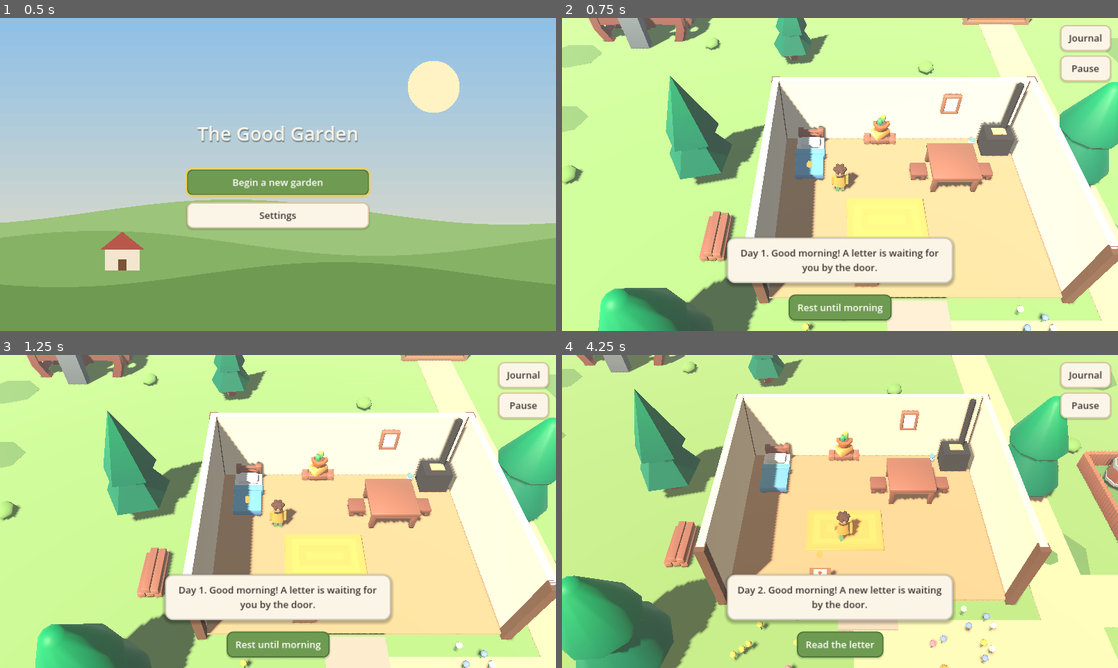
Above: before the commit, frames 1-4 (two rows, left to right).
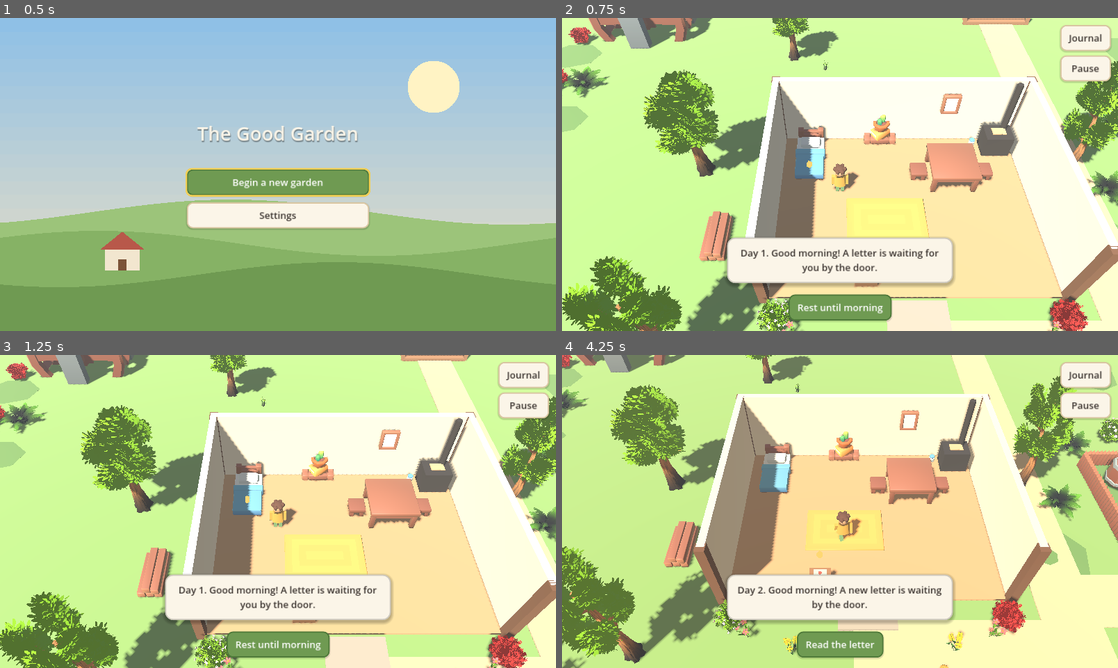
Above: after the commit, the same moments.

Repository: Dsoto1/goodgarden
Game: Godot game, scene res://scenes/main.tscn
Two runs of this game, one before a commit and one after it. Both use one fixed random seed, a clock stepped at 60 frames per second and the inputs below.
Inputs (mouse positions are in pixels of both pictures, inside the frame that each line leads up to):
- Up to frame 1 (0.5 s): no input
- Up to frame 2 (0.75 s): click "Begin a new garden" at 0.5 s
- Up to frame 3 (1.25 s): no input
- Up to frame 4 (4.25 s): tap Enter at 1.25 s; move the mouse to (962, 495) at 1.27 s; hold D (move_right) 1.28-2 s; hold G (grab) 1.28-2 s; click (962, 495) at 1.42 s; tap Space at 1.52, 1.82 s; drag from (728, 527) to (812, 574) at 2.02 s; move the mouse to (895, 442) at 2.77 s; hold D (move_right) 2.78-3.5 s; hold J (journal) 2.78-3.5 s; click (895, 442) at 2.92 s; drag from (812, 574) to (673, 464) at 3.52 s

Frame 1 is identical in both runs. In frame 2, 14% of the frame differs, in the area x 0-100%, y 0-100%; in frame 3, 14%; in frame 4, 16%.

Commit message:
Add Quaternius Stylized Nature MegaKit greenery
- Import a 31-model subset of the free Standard edition (CC0) from
  quaternius.itch.io; textures over 1024 px downscaled for tablets.
- Existing tree/rock prop ids now resolve to Quaternius models (a
  data-only swap in assets/props.json); new ids for bushes, ferns, grass,
  flowers, mushrooms, twisted landmark trees and stepping stones.
- Props supports a per-prop palette tint (shared tinted materials).
- Valley undergrowth, landmark trees, flower beds, chapel stepping stones.
- Unused KayKit trees/rocks removed; manifest, THIRD_PARTY_ASSETS.md,
  README and architecture notes updated. 262 checks pass.

Co-Authored-By: Claude Opus 5.5 <noreply@anthropic.com>
Claude-Session: https://claude.ai/code/session_01Tr6eT4xzsQiKhiiDsGZ6ho

Diff:
--- a/assets/props.json
+++ b/assets/props.json
@@ -3,18 +3,68 @@
 	"packs": {
 		"hex": "res://assets/third_party/kaykit/medieval_hexagon/",
 		"furniture": "res://assets/third_party/kaykit/furniture_bits/",
-		"restaurant": "res://assets/third_party/kaykit/restaurant_bits/"
+		"restaurant": "res://assets/third_party/kaykit/restaurant_bits/",
+		"nature": "res://assets/third_party/quaternius/stylized_nature_standard/"
 	},
 	"props": {
-		"tree_a": {"pack": "hex", "model": "tree_single_A", "scale": 3.2, "collide": true, "footprint": 0.35},
-		"tree_b": {"pack": "hex", "model": "tree_single_B", "scale": 3.2, "collide": true, "footprint": 0.35},
-		"grove_a_small": {"pack": "hex", "model": "trees_A_small", "scale": 2.6, "collide": true, "footprint": 0.6},
-		"grove_a_medium": {"pack": "hex", "model": "trees_A_medium", "scale": 2.6, "collide": true, "footprint": 0.6},
-		"grove_a_large": {"pack": "hex", "model": "trees_A_large", "scale": 2.6, "collide": true, "footprint": 0.6},
-		"grove_b_small": {"pack": "hex", "model": "trees_B_small", "scale": 2.6, "collide": true, "footprint": 0.6},
-		"grove_b_medium": {"pack": "hex", "model": "trees_B_medium", "scale": 2.6, "collide": true, "footprint": 0.6},
-		"rock_flat": {"pack": "hex", "model": "rock_single_A", "scale": 3.0},
-		"rock": {"pack": "hex", "model": "rock_single_C", "scale": 3.0, "collide": true, "footprint": 0.8},
+		"tree_a": {
+			"pack": "nature",
+			"model": "CommonTree_1",
+			"scale": 0.5,
+			"collide": true,
+			"footprint": 0.15,
+			"tint": [1.45, 1.55, 1.15]
+		},
+		"tree_b": {
+			"pack": "nature",
+			"model": "CommonTree_3",
+			"scale": 0.45,
+			"collide": true,
+			"footprint": 0.15,
+			"tint": [1.45, 1.55, 1.15]
+		},
+		"grove_a_small": {
+			"pack": "nature",
+			"model": "CommonTree_2",
+			"scale": 0.5,
+			"collide": true,
+			"footprint": 0.15,
+			"tint": [1.45, 1.55, 1.15]
+		},
+		"grove_a_medium": {
+			"pack": "nature",
+			"model": "CommonTree_5",
+			"scale": 0.55,
+			"collide": true,
+			"footprint": 0.15,
+			"tint": [1.45, 1.55, 1.15]
+		},
+		"grove_a_large": {
+			"pack": "nature",
+			"model": "CommonTree_4",
+			"scale": 0.5,
+			"collide": true,
+			"footprint": 0.15,
+			"tint": [1.45, 1.55, 1.15]
+		},
+		"grove_b_small": {
+			"pack": "nature",
+			"model": "Pine_3",
+			"scale": 0.55,
+			"collide": true,
+			"footprint": 0.15,
+			"tint": [1.45, 1.55, 1.15]
+		},
+		"grove_b_medium": {
+			"pack": "nature",
+			"model": "Pine_1",
+			"scale": 0.6,
+			"collide": true,
+			"footprint": 0.15,
+			"tint": [1.45, 1.55, 1.15]
+		},
+		"rock_flat": {"pack": "nature", "model": "Pebble_Round_1", "scale": 1.5},
+		"rock": {"pack": "nature", "model": "Rock_Medium_1", "scale": 0.45, "collide": true, "footprint": 0.7},
 		"cloud_big": {"pack": "hex", "model": "cloud_big", "scale": 4.0, "shadow": false},
 		"cloud_small": {"pack": "hex", "model": "cloud_small", "scale": 4.0, "shadow": false},
 		"waterlily": {"pack": "hex", "model": "waterlily_A", "scale": 4.0},
@@ -47,7 +97,13 @@
 		"table_low": {"pack": "furniture", "model": "table_low", "scale": 0.65, "collide": true},
 		"stool": {"pack": "furniture", "model": "chair_stool_wood", "scale": 0.7},
 		"chair": {"pack": "furniture", "model": "chair_A_wood", "scale": 0.75},
-		"bookshelf": {"pack": "furniture", "model": "shelf_B_small_decorated", "scale": 1.1, "offset": [0.0, 0.1, -0.28], "collide": true},
+		"bookshelf": {
+			"pack": "furniture",
+			"model": "shelf_B_small_decorated",
+			"scale": 1.1,
+			"offset": [0.0, 0.1, -0.28],
+			"collide": true
+		},
 		"wall_shelf_long": {"pack": "furniture", "model": "shelf_B_large", "scale": 1.0, "offset": [0.0, 0.1, -0.25]},
 		"wall_shelf": {"pack": "furniture", "model": "shelf_A_small", "scale": 0.9, "offset": [0.0, 0.3, -0.25]},
 		"books": {"pack": "furniture", "model": "book_set", "scale": 0.5, "offset": [0.0, 0.25, 0.0]},
@@ -63,6 +119,49 @@
 		"crate_carrots": {"pack": "restaurant", "model": "crate_carrots", "scale": 0.35, "collide": true},
 		"crate_lettuce": {"pack": "restaurant", "model": "crate_lettuce", "scale": 0.35, "collide": true},
 		"cutting_board": {"pack": "restaurant", "model": "cuttingboard", "scale": 0.3},
-		"stew_pot": {"pack": "restaurant", "model": "pot_A_stew", "scale": 0.4}
+		"stew_pot": {"pack": "restaurant", "model": "pot_A_stew", "scale": 0.4},
+		"pine_wide": {
+			"pack": "nature",
+			"model": "Pine_2",
+			"scale": 0.55,
+			"collide": true,
+			"footprint": 0.15,
+			"tint": [1.45, 1.55, 1.15]
+		},
+		"twisted_tree": {
+			"pack": "nature",
+			"model": "TwistedTree_1",
+			"scale": 0.3,
+			"collide": true,
+			"footprint": 0.08,
+			"tint": [1.45, 1.55, 1.15]
+		},
+		"twisted_tree_b": {
+			"pack": "nature",
+			"model": "TwistedTree_2",
+			"scale": 0.28,
+			"collide": true,
+			"footprint": 0.08,
+			"tint": [1.45, 1.55, 1.15]
+		},
+		"rock_b": {"pack": "nature", "model": "Rock_Medium_2", "scale": 0.45, "collide": true, "footprint": 0.7},
+		"rock_c": {"pack": "nature", "model": "Rock_Medium_3", "scale": 0.4, "collide": true, "footprint": 0.7},
+		"pebble": {"pack": "nature", "model": "Pebble_Round_2", "scale": 1.2},
+		"bush": {"pack": "nature", "model": "Bush_Common", "scale": 0.5, "tint": [1.45, 1.55, 1.15]},
+		"bush_flowers": {"pack": "nature", "model": "Bush_Common_Flowers", "scale": 0.5, "tint": [1.45, 1.55, 1.15]},
+		"fern": {"pack": "nature", "model": "Fern_1", "scale": 0.6, "tint": [1.45, 1.55, 1.15]},
+		"plant": {"pack": "nature", "model": "Plant_1", "scale": 0.5, "tint": [1.45, 1.55, 1.15]},
+		"ground_cover": {"pack": "nature", "model": "Plant_7", "scale": 0.8, "tint": [1.45, 1.55, 1.15]},
+		"flowers_a": {"pack": "nature", "model": "Flower_3_Group", "scale": 0.28},
+		"flowers_b": {"pack": "nature", "model": "Flower_4_Group", "scale": 0.25},
+		"flower_a": {"pack": "nature", "model": "Flower_3_Single", "scale": 0.28},
+		"flower_b": {"pack": "nature", "model": "Flower_4_Single", "scale": 0.25},
+		"clover": {"pack": "nature", "model": "Clover_1", "scale": 0.35, "tint": [1.45, 1.55, 1.15]},
+		"grass_tuft": {"pack": "nature", "model": "Grass_Common_Short", "scale": 0.35, "tint": [1.45, 1.55, 1.15]},
+		"grass_wispy": {"pack": "nature", "model": "Grass_Wispy_Short", "scale": 0.4, "tint": [1.45, 1.55, 1.15]},
+		"mushroom": {"pack": "nature", "model": "Mushroom_Common", "scale": 0.5},
+		"stepping_stone": {"pack": "nature", "model": "RockPath_Round_Small_1", "scale": 0.7},
+		"stepping_stone_b": {"pack": "nature", "model": "RockPath_Round_Small_2", "scale": 0.7},
+		"stone_pad": {"pack": "nature", "model": "RockPath_Round_Wide", "scale": 0.8}
 	}
 }
--- a/scripts/world/props.gd
+++ b/scripts/world/props.gd
@@ -8,6 +8,7 @@
 
 static var _catalog: Dictionary
 static var _scenes := {}
+static var _tinted := {} # "<prop id>:<material id>" -> shared tinted copy
 
 
 static func catalog() -> Dictionary:
@@ -46,6 +47,8 @@
 	model.scale = Vector3.ONE * s
 	model.position = _vec3(p.get("offset", [0, 0, 0])) * s
 	root.add_child(model)
+	if p.has("tint"):
+		_apply_tint(model, id, _vec3(p["tint"]))
 	if p.get("shadow", true) == false:
 		for mi in model.find_children("*", "GeometryInstance3D", true, false):
 			(mi as GeometryInstance3D).cast_shadow = GeometryInstance3D.SHADOW_CASTING_SETTING_OFF
@@ -55,6 +58,24 @@
 		var size := Vector3(box.size.x * f, box.size.y, box.size.z * f)
 		MeshKit.solid(root, size, box.get_center())
 	return root
+
+
+## Multiplies albedo of every material so imported art sits in the shared
+## palette. Tinted copies are cached per prop so instances still share materials.
+static func _apply_tint(model: Node, id: String, tint: Vector3) -> void:
+	for node in model.find_children("*", "MeshInstance3D", true, false):
+		var mi := node as MeshInstance3D
+		for i in mi.mesh.get_surface_count():
+			var source := mi.get_active_material(i) as BaseMaterial3D
+			if source == null:
+				continue
+			var key := "%s:%d" % [id, source.get_instance_id()]
+			if not _tinted.has(key):
+				var copy := source.duplicate() as BaseMaterial3D
+				var c := copy.albedo_color
+				copy.albedo_color = Color(c.r * tint.x, c.g * tint.y, c.b * tint.z, c.a)
+				_tinted[key] = copy
+			mi.set_surface_override_material(i, _tinted[key])
 
 
 ## Places a row of fence panels from a to b using the prop's "length".
--- a/scripts/world/regions/chapel_region.gd
+++ b/scripts/world/regions/chapel_region.gd
@@ -60,8 +60,11 @@
 	add_child(light)
 
 	# Outside.
-	MeshKit.flowers(self, Vector3(-2.5, 0, 6.5), 0.8, 8, 50)
-	MeshKit.flowers(self, Vector3(2.5, 0, 6.5), 0.8, 8, 51)
+	for f: Array in [[-2.6, 6.2, "flowers_a"], [-2.0, 7.0, "flowers_b"], [2.4, 6.3, "flowers_b"], [3.0, 7.0, "flowers_a"], [-3.6, 5.6, "bush_flowers"], [3.6, 5.4, "bush"]]:
+		Props.place(self, f[2], Vector3(f[0], 0, f[1]), f[0])
+	# Stepping stones from the village path up to the door.
+	for i in 3:
+		Props.place(self, "stepping_stone" if i % 2 == 0 else "stepping_stone_b", Vector3(0.1 * (i % 2), 0, 7.2 + i * 1.0), i * 0.7)
 	Props.place(self, "tree_a", Vector3(-6, 0, 3), 0.7)
 	Props.place(self, "tree_b", Vector3(-6.5, 0, -4), 0.2)
 	MeshKit.box(self, Vector3(1.6, 0.45, 0.5), Vector3(4.5, 0.22, 5.5), "wood", true)
--- a/scripts/world/regions/garden_region.gd
+++ b/scripts/world/regions/garden_region.gd
@@ -28,9 +28,8 @@
 	for bed_name: String in BED_ROWS:
 		_bed_frame(BED_ROWS[bed_name])
 	_cabbages(BED_ROWS["cabbages"])
-	MeshKit.flowers(self, Vector3(BED_X, 0.3, BED_ROWS["flowers"]), 0.5, 4, 5)
-	for i in 6:
-		MeshKit.flowers(self, Vector3(BED_X - 3.0 + i * 1.2, 0.3, BED_ROWS["flowers"]), 0.35, 4, 10 + i)
+	for i in 7:
+		Props.place(self, "flowers_a" if i % 2 == 0 else "flowers_b", Vector3(BED_X - 3.0 + i * 1.0, 0.28, BED_ROWS["flowers"]), i * 1.3, 0.8)
 	for i in 3:
 		var b := Wanderer.new().setup(AnimalModel.make("butterfly"), 40 + i)
 		b.gait = "flutter"
@@ -66,6 +65,8 @@
 	Props.place(self, "sack", Vector3(-4.9, 0, 4.6), 0.5)
 	Props.place(self, "tree_b", Vector3(-8.5, 0, -4.5), 0.3)
 	Props.place(self, "tree_a", Vector3(8.0, 0, 6.5), 1.1)
+	Props.place(self, "mushroom", Vector3(7.4, 0, 7.3), 0.4)
+	Props.place(self, "fern", Vector3(-7.4, 0, -3.6), 0.2)
 
 	add_anchor("garden_gate", Vector3(-7.6, 0, 0), -PI / 2.0)
 	add_anchor("garden_miriam", Vector3(-4.3, 0, 3.6), -PI / 2.0)
--- a/scripts/world/regions/home_region.gd
+++ b/scripts/world/regions/home_region.gd
@@ -74,8 +74,8 @@
 	Props.place(self, "rug_stripes", Vector3(-0.6, 0.1, 0.6))
 
 	# Yard.
-	MeshKit.flowers(self, Vector3(-2.5, 0, 4.3), 1.0, 10, 1)
-	MeshKit.flowers(self, Vector3(2.5, 0, 4.3), 1.0, 10, 2)
+	for f: Array in [[-3.2, 4.0, "flowers_a"], [-2.0, 4.4, "flowers_b"], [-3.6, 3.6, "bush_flowers"], [2.2, 4.3, "flowers_b"], [3.3, 4.0, "flowers_a"], [3.7, 3.6, "bush"]]:
+		Props.place(self, f[2], Vector3(f[0], 0, f[1]), f[0])
 	Props.place(self, "tree_a", Vector3(-6.5, 0, -1.5), 0.2, 1.1)
 	Props.place(self, "tree_b", Vector3(-6, 0, 4.5), 1.0)
 	Props.place(self, "lumber", Vector3(-5.6, 0, 1.2), PI / 2.0, 0.7)
--- a/scripts/world/regions/valley_region.gd
+++ b/scripts/world/regions/valley_region.gd
@@ -60,11 +60,13 @@
 		if absf(p.z + 14) < 3.5:
 			continue
 		MeshKit.sphere(self, rng.randf_range(0.8, 2.2), p, "grass_dark", Vector3(1.0, 0.03, rng.randf_range(0.6, 1.2)), 7, 2)
-	for i in 40:
+	# Undergrowth: bushes, ferns, grass and wildflowers, kept off paths and buildings.
+	var cover := ["bush", "bush_flowers", "fern", "grass_tuft", "grass_wispy", "grass_wispy", "flowers_a", "flowers_b", "clover", "plant"]
+	for i in 90:
 		var p := Vector3(rng.randf_range(-28, 32), 0, rng.randf_range(-44, 12))
-		if _near_built(p):
+		if _near_built(p) or _on_path(p):
 			continue
-		MeshKit.sphere(self, 0.35, p + Vector3(0, 0.15, 0), "leaf_light", Vector3(1.0, 0.7, 1.0), 6, 3)
+		Props.place(self, cover[rng.randi() % cover.size()], p, rng.randf() * TAU, rng.randf_range(0.8, 1.2))
 
 
 func _trees() -> void:
@@ -79,13 +81,22 @@
 	rng.seed = 12
 	for s: Array in spots:
 		Props.place(self, s[3], Vector3(s[0], 0, s[1]), rng.randf() * TAU, s[2])
+	# A few old twisted trees as landmarks the child can steer by.
+	Props.place(self, "twisted_tree", Vector3(-17, 0, -21), 0.6)
+	Props.place(self, "twisted_tree_b", Vector3(-10, 0, 8), 2.4)
+	Props.place(self, "twisted_tree", Vector3(20, 0, -40), 4.0, 0.9)
+	for m: Array in [[-16, -19], [-15.2, -20.4], [-9, 9.5], [-11, 6.8]]:
+		Props.place(self, "mushroom", Vector3(m[0], 0, m[1]), rng.randf() * TAU)
 	# Working buildings and fields that make the valley feel lived in.
 	Props.place(self, "windmill", Vector3(28, 0, -29), -0.4)
 	Props.place(self, "watermill", Vector3(-11, 0, -10.2), PI)
 	Props.place(self, "grain_field", Vector3(25, 0, 6), 0.3)
 	Props.place(self, "grain_field", Vector3(29, 0, 0), -0.2)
+	var rocks := ["rock", "rock_b", "rock_c"]
 	for r: Array in [[-7, 9], [14, -9], [-19, -24], [20, -12], [-26, 6], [2, -42]]:
-		Props.place(self, "rock", Vector3(r[0], 0, r[1]), rng.randf() * TAU, rng.randf_range(0.8, 1.4))
+		Props.place(self, rocks[rng.randi() % 3], Vector3(r[0], 0, r[1]), rng.randf() * TAU, rng.randf_range(0.7, 1.2))
+	for i in 12:
+		Props.place(self, "pebble", Vector3(rng.randf_range(-25, 30), 0, -11.6 - rng.randf() * 0.4 if i % 2 == 0 else -16.4 + rng.randf() * 0.4), rng.randf() * TAU)
 	for i in 5:
 		Props.place(self, "waterlily", Vector3(-20 + i * 9.0 + rng.randf_range(-2, 2), 0.04, -14 + rng.randf_range(-1.2, 1.2)), rng.randf() * TAU)
 		Props.place(self, "waterplant", Vector3(-17 + i * 9.0, 0.0, -12.0 + (i % 2) * -4.0), rng.randf() * TAU)
@@ -122,6 +133,15 @@
 		MeshKit.sphere(self, float(h[2]), Vector3(h[0], -float(h[2]) * 0.55, h[1]), "grass_dark", Vector3(1.6, 1.0, 1.0), 10, 5)
 
 
+## Roughly the road network, so undergrowth never sits on a path.
+static func _on_path(p: Vector3) -> bool:
+	var roads := [Rect2(-1, 3.4, 7.5, 2), Rect2(4.5, -21, 2, 27), Rect2(-10, -22, 16, 2), Rect2(5, -46, 2, 26)]
+	for r: Rect2 in roads:
+		if r.grow(0.8).has_point(Vector2(p.x, p.z)):
+			return true
+	return false
+
+
 static func _near_built(p: Vector3) -> bool:
 	var areas := [Rect2(-6, -4, 12, 14), Rect2(7, -3, 14, 12), Rect2(-5, -38, 24, 20), Rect2(-15, -34, 12, 16), Rect2(3.5, -20, 4, 28)]
 	for r: Rect2 in areas:
--- a/scripts/world/regions/village_region.gd
+++ b/scripts/world/regions/village_region.gd
@@ -50,7 +50,9 @@
 		add_child(bird)
 	Props.place(self, "tree_b", Vector3(10.5, 0, -6.0), 1.2)
 	Props.place(self, "tree_a", Vector3(10.0, 0, 5.0), 0.5)
-	MeshKit.flowers(self, Vector3(-2.5, 0, -5.0), 0.6, 6, 30)
+	Props.place(self, "flowers_a", Vector3(-3.2, 0, 3.4), 0.3)
+	Props.place(self, "flowers_b", Vector3(3.4, 0, 3.6), 1.1)
+	Props.place(self, "bush_flowers", Vector3(-6.2, 0, -2.4), 0.5)
 
 	add_anchor("village_plaza", Vector3(0, 0, 4.0), 0.0)
 	add_discovery_zone(Vector3(0, 1, -1), Vector3(20, 3, 14))
Binary file removed: assets/third_party/kaykit/medieval_hexagon/rock_single_A.bin
Not shown, removed: assets/third_party/kaykit/medieval_hexagon/rock_single_A.gltf
Binary file removed: assets/third_party/kaykit/medieval_hexagon/rock_single_C.bin
Not shown, removed: assets/third_party/kaykit/medieval_hexagon/rock_single_C.gltf
Binary file removed: assets/third_party/kaykit/medieval_hexagon/tree_single_A.bin
Not shown, removed: assets/third_party/kaykit/medieval_hexagon/tree_single_A.gltf
Binary file removed: assets/third_party/kaykit/medieval_hexagon/tree_single_B.bin
Not shown, removed: assets/third_party/kaykit/medieval_hexagon/tree_single_B.gltf
Binary file removed: assets/third_party/kaykit/medieval_hexagon/trees_A_large.bin
Not shown, removed: assets/third_party/kaykit/medieval_hexagon/trees_A_large.gltf
Binary file removed: assets/third_party/kaykit/medieval_hexagon/trees_A_medium.bin
Not shown, removed: assets/third_party/kaykit/medieval_hexagon/trees_A_medium.gltf
(and 93 more such lines)
